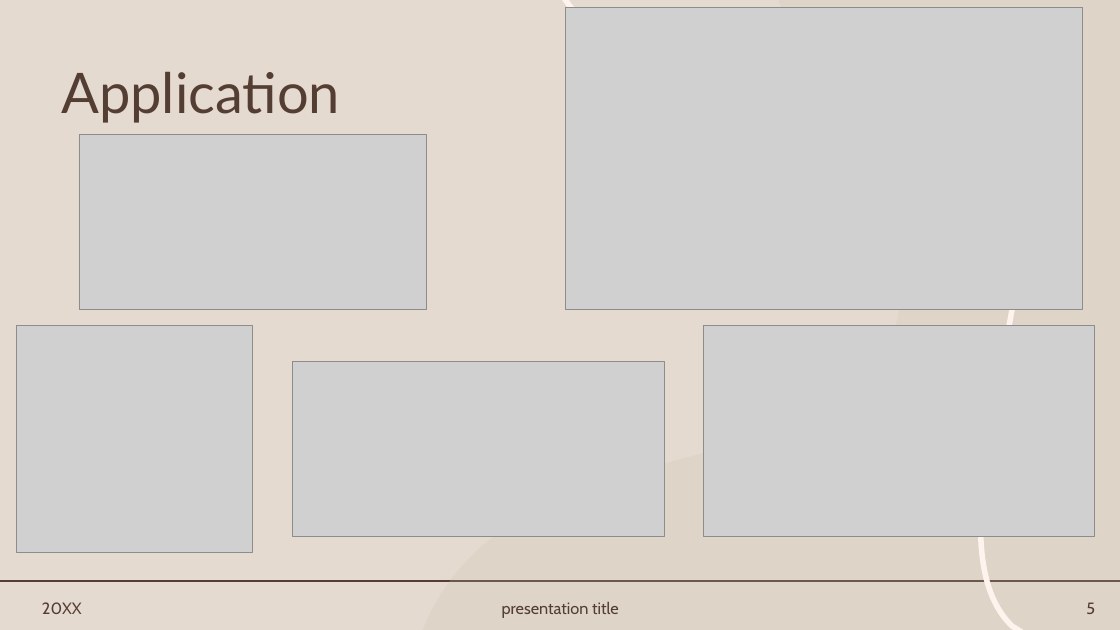
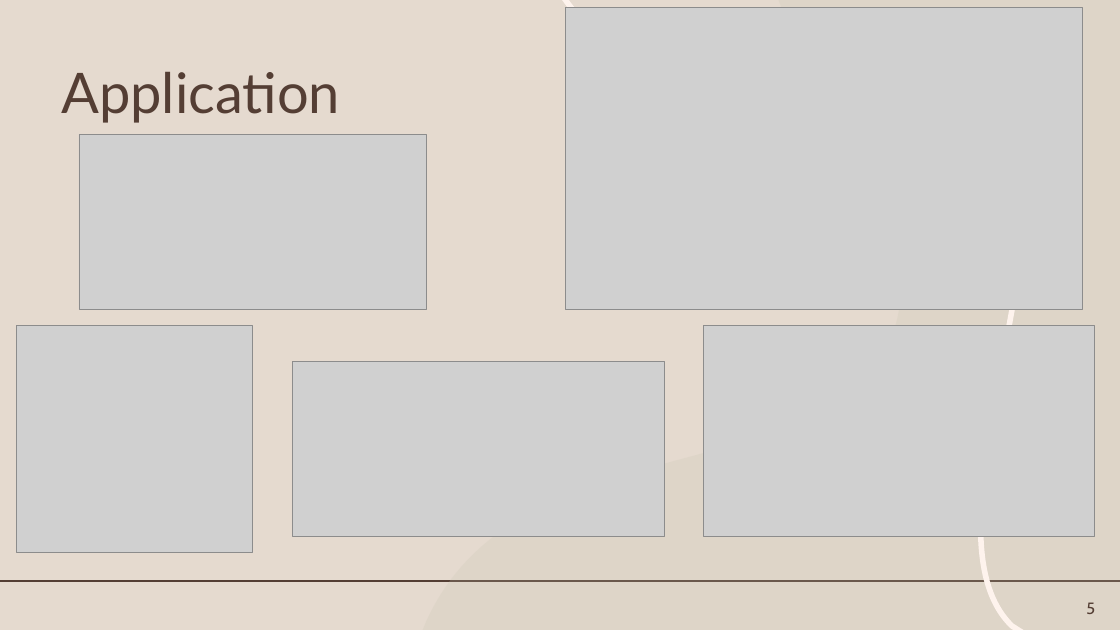
Before and after one commit to Roscoe-CWU/Roscoe-Credit-Union, a slide deck: slide 5 of Roscoe_Credit_Union/Roscoe Credit Union.pptx. Drawn at 1120x630 pixels with LibreOffice and Linux fonts; fonts in the diff are those of the drawing; grey boxes stand for pictures. Boxes give left, top, right and bottom in pixels: in the first picture for what was removed or moved away, otherwise in the second. Text is boxed around its words. In the diff, an @@ line names an element or a change of style, - is before the commit and + after.

```diff
--- a/Roscoe_Credit_Union/Roscoe Credit Union.pptx
+++ b/Roscoe_Credit_Union/Roscoe Credit Union.pptx
@@ text removed at (x1=42, y1=602, x2=82, y2=614) @@
-20XX
@@ text removed at (x1=502, y1=602, x2=619, y2=618) @@
-presentation title
```
Also in this commit, not shown: 2 other slides changed.
